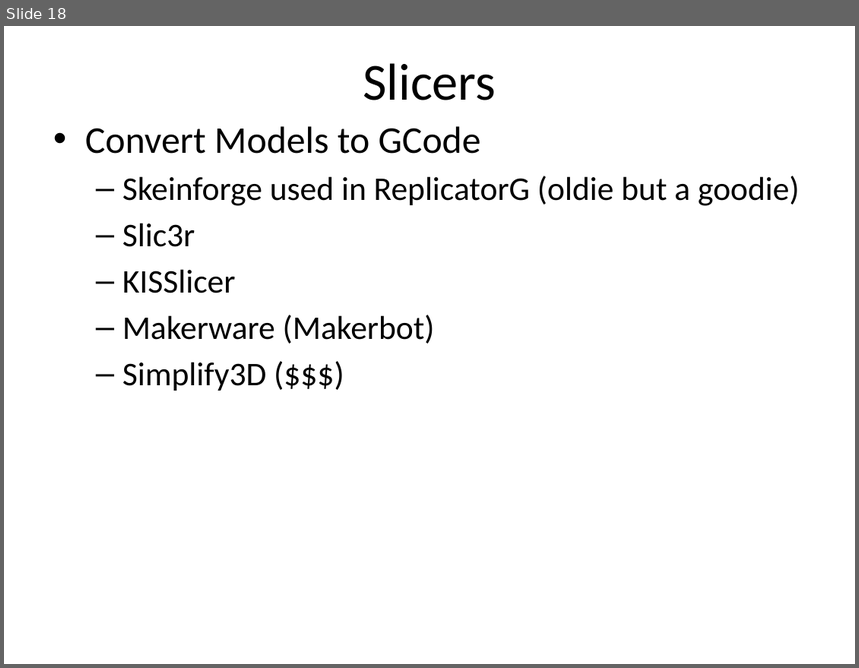
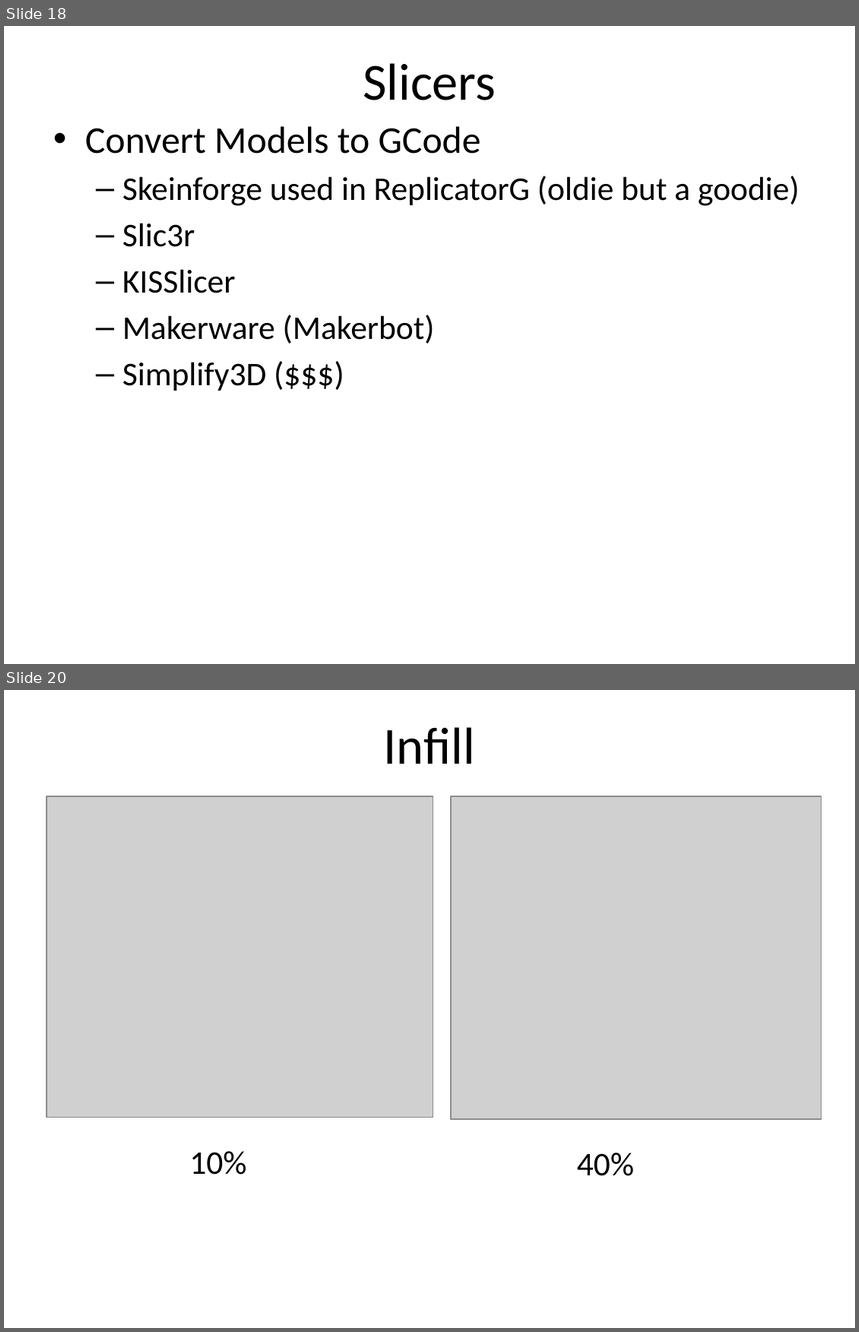
Before and after one commit to dykebert/GDI_3D_Printing_Intro, a slide deck: Introduction to 3D Printing.pptx. Shown one above the other, each under a label of ours: slide 18 before the commit, slides 18 and 20 after it; the slides between them are not shown. The pictures are 859x668 and 859x1332 pixels, drawn with LibreOffice and Linux fonts; fonts in the diff are those of the drawing; grey boxes stand for pictures. Boxes give left, top, right and bottom in pixels: in the first picture for what was removed or moved away, otherwise in the second. Text is boxed around its words. In the diff, an @@ line names an element or a change of style, - is before the commit and + after.

```diff
--- a/Introduction to 3D Printing.pptx
+++ b/Introduction to 3D Printing.pptx
@@ slide 20 added at bbox=[4, 690, 855, 1328], background #FFFFFF @@
@@ title added at bbox=[384, 727, 475, 764], 44 pt, text #000000 @@
+Infill
@@ picture added at bbox=[47, 796, 433, 1117] @@
@@ picture added at bbox=[451, 796, 821, 1120] @@
@@ text added at bbox=[189, 1151, 246, 1175], 28 pt, text #000000 @@
+10%
@@ text added at bbox=[577, 1153, 634, 1176], 28 pt, text #000000 @@
+40%
```
Also in this commit, not shown: 2 slides changed, 3 other slides added.
